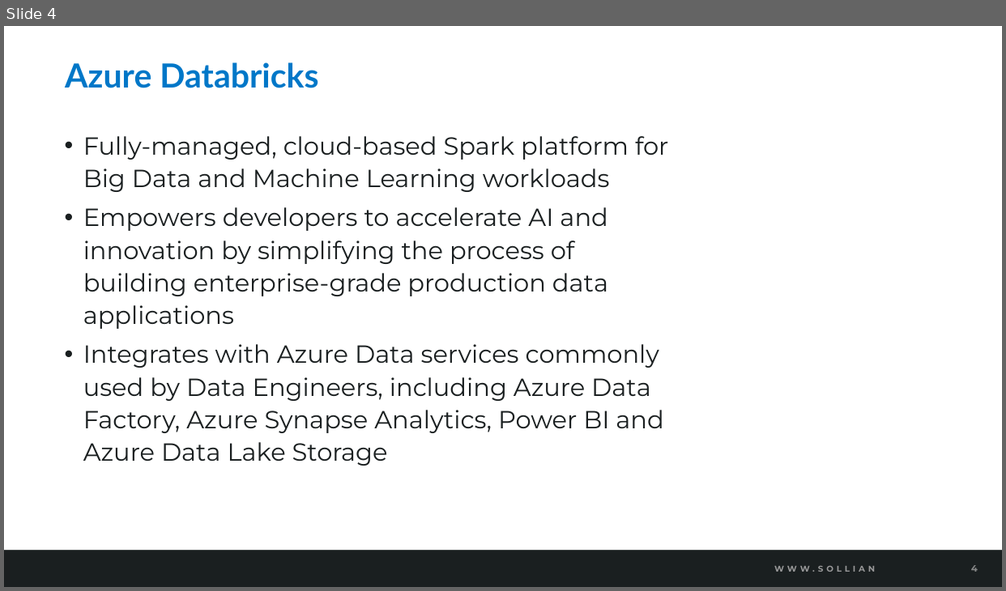
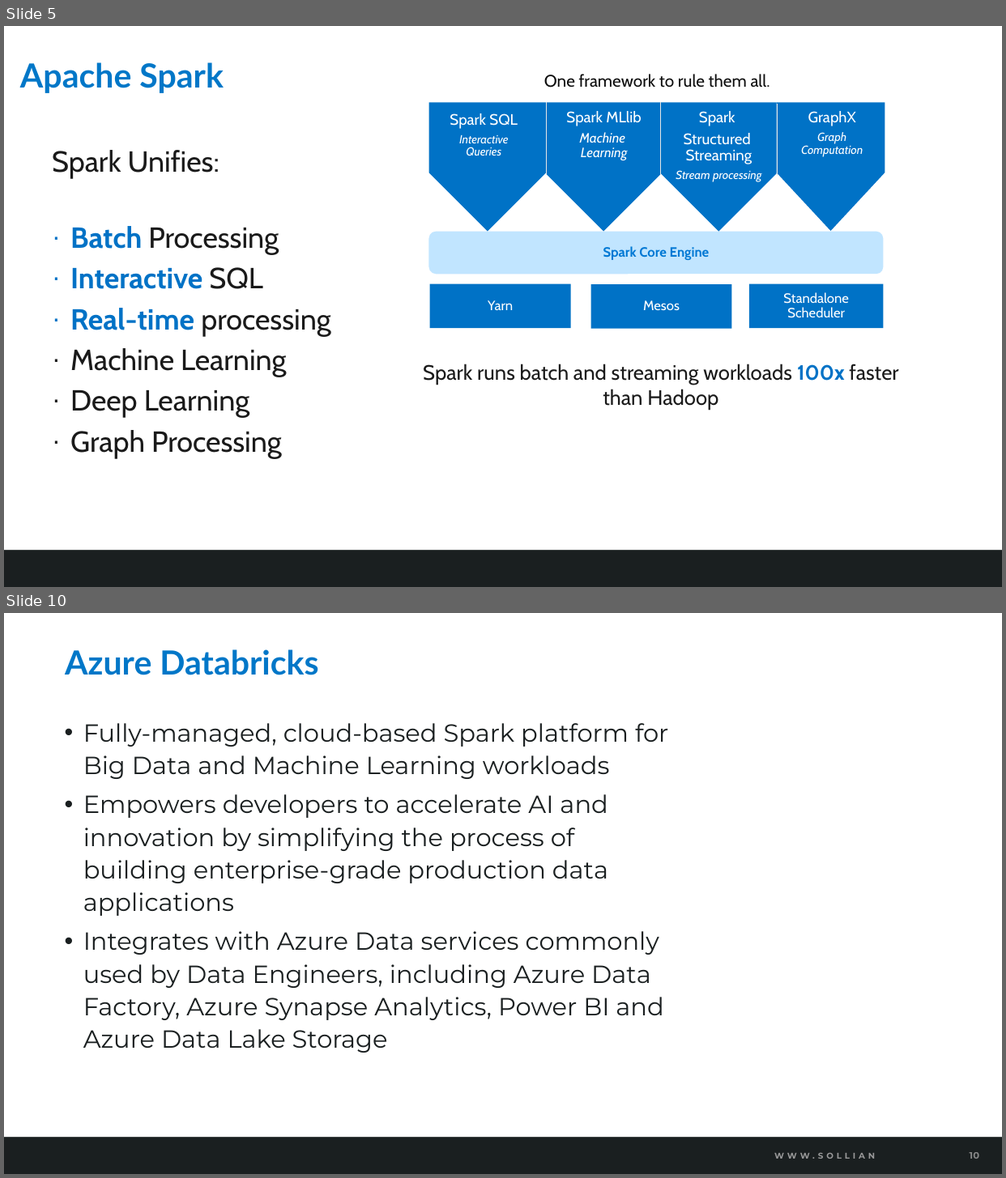
Before and after one commit to solliancenet/azure-data-engineering-conference-workshop-students, a slide deck: 04-Data exploration and transformation in Azure Databricks.pptx. Shown one above the other, each under a label of ours: slide 4 before the commit, slides 5 and 10 after it; the slides between them are not shown. The pictures are 1006x591 and 1006x1178 pixels, drawn with LibreOffice and Linux fonts; fonts in the diff are those of the drawing; background and template pictures are left out. Boxes give left, top, right and bottom in pixels: in the first picture for what was removed or moved away, otherwise in the second. Text is boxed around its words. In the diff, an @@ line names an element or a change of style, - is before the commit and + after.

```diff
--- a/04-Data exploration and transformation in Azure Databricks.pptx
+++ b/04-Data exploration and transformation in Azure Databricks.pptx
@@ slide 5 added at [4, 26, 1002, 587], background #FFFFFF; not listed: 2 template elements that a slide beside it also shows @@
@@ title added at [20, 62, 224, 93], 32 pt, text #0077C8, bold @@
+Apache Spark
@@ text added at [52, 150, 286, 459], 28 pt, text #1A1A1A @@
+Spark Unifies:
+· Batch Processing
+· Interactive SQL
+· Real-time processing
+· Machine Learning
+· Deep Learning
+· Graph Processing
@@ group added at [423, 74, 898, 410]: 6 texts, 4 pentagon arrows, 3 rectangles, 3 lines, 1 rounded rectangle @@
+One framework to rule them all.
+Spark Core Engine
+Spark SQL
+Interactive
+Queries
+Yarn
+Mesos
+Standalone Scheduler
+Spark MLlib
+Machine
+Learning
+Spark
+Structured
+Streaming
+Stream processing
+GraphX
+Graph
+Computation
+Spark runs batch and streaming workloads 100x faster than Hadoop
@@ what was slide 4 is now slide 10 @@
@@ page number at [970, 1152, 979, 1159]: text changed @@
-4
+10
```
Also in this commit, not shown: 4 slides changed, 6 other slides added, 4 other files.
